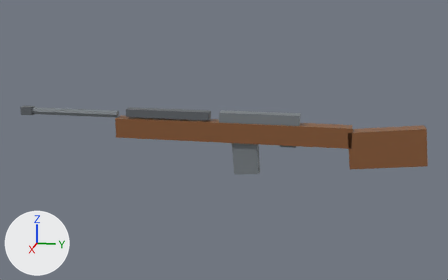
What one commit did to the glTF model assets/models/gun_dmr_308.glb.
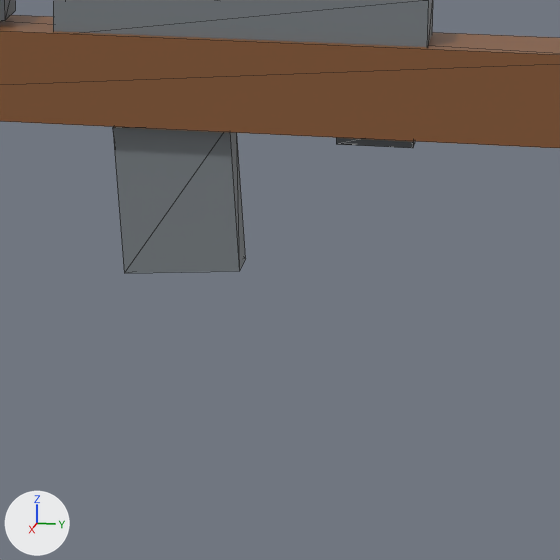
Old and new are each drawn whole from a camera (50 mm lens) standing at (2.157, 0.25, 0.506) and looking at (-0.009, -0.183, -0.036) and again close up on the part from 46% to 73% of the width and 41% to 84% of the height. Lighting does not change. The marker at lower left points along +X, +Y and +Z. The first two pictures are the older version. The close-ups show mesh edges as thin lines. Vertices at exactly the same position are counted once.

Objects in the first close-up: 'gun_dmr_308'.
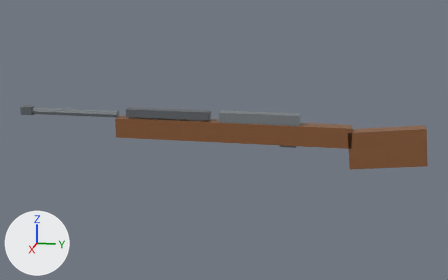
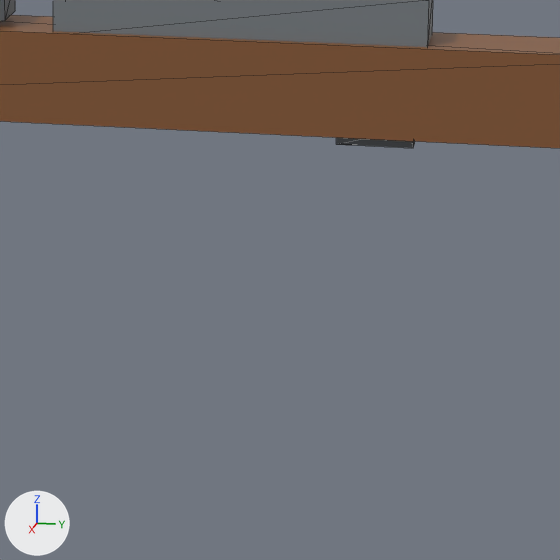
Changed parts and their boxes (x1, y1, x2, y2) in the close-ups (560 x 560 px):
'gun_dmr_308', reshaped: before (0, 0, 560, 273); after (0, 0, 560, 148)
part 1 of me_gun_dmr_308, deleted: before (113, 127, 246, 273)

The edits, one by one:
me_gun_dmr_308 is used by ob_gun_dmr_308; location (0.0, 0.0, 0.0).
me_gun_dmr_308 had 72 vertices, 112 faces and spanned x -0.03..0.03, y -0.97..0.53, z -0.16..0.07.
me_gun_dmr_308 now has 64 vertices, 100 faces and spans x -0.03..0.03, y -0.97..0.53, z -0.11..0.07.
me_gun_dmr_308 part 1: the loose piece of 8 vertices spanning x -0.02..0.02, y -0.15..-0.05, z -0.16..-0.03 is deleted.
